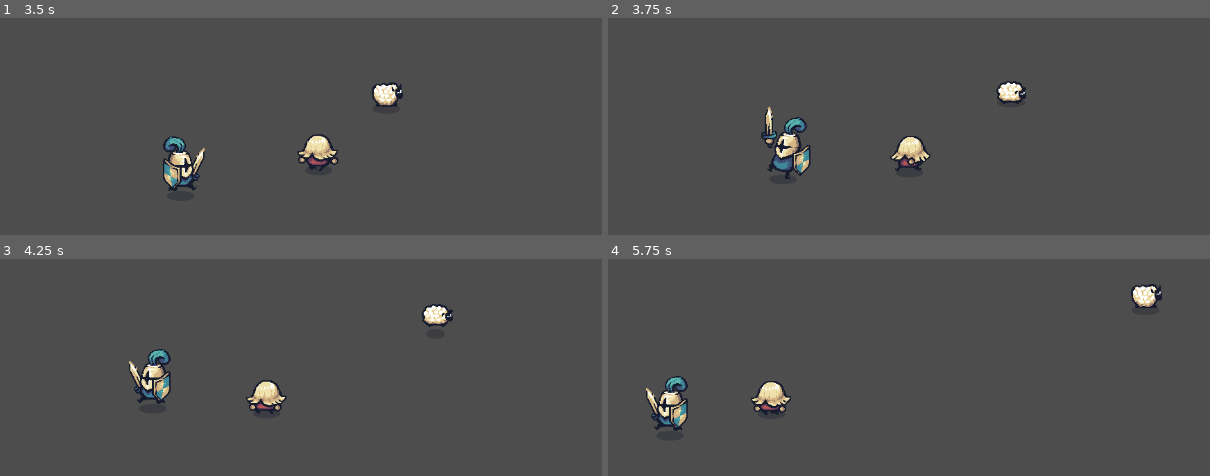
Above: before the commit, frames 1-4 (two rows, left to right).
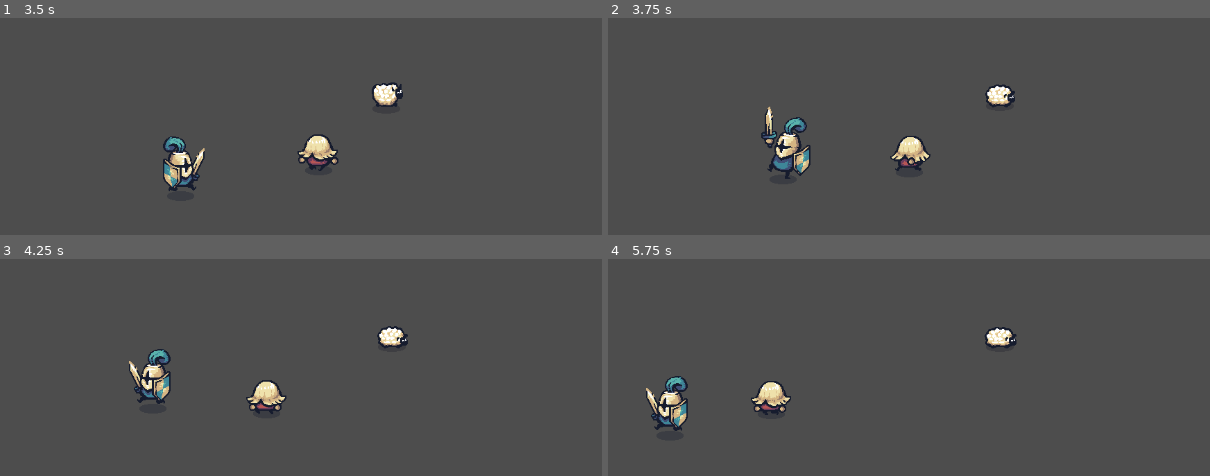
Above: after the commit, the same moments.

Repository: bluejynz/survivallike-godot
Game: Godot game, scene res://test_scenes/test_scene.tscn
Two runs of this game, one before a commit and one after it. Both use one fixed random seed, a clock stepped at 60 frames per second and the inputs below.
Inputs (mouse positions are in pixels of both pictures, inside the frame that each line leads up to):
- Up to frame 1 (3.5 s): move the mouse to (379, 219) at 0.52 s; hold D (move_right) 0.53-1.28 s; click (379, 219) at 0.6 s; move the mouse to (outside the picture) at 1.27 s; hold S (move_down) 1.28-2.03 s; click (outside the picture) at 1.35 s; move the mouse to (282, 143) at 2.02 s; hold D (move_right) 2.03-2.78 s; click (282, 143) at 2.1 s; move the mouse to (outside the picture) at 2.77 s; hold W (move_up) from 2.78 s (still down); click (outside the picture) at 2.85 s
- Up to frame 2 (3.75 s): move the mouse to (outside the picture) at 3.52 s; release W (move_up) at 3.53 s; hold A (move_left) from 3.53 s (still down); click (outside the picture) at 3.6 s
- Up to frame 3 (4.25 s): keep holding A (move_left)
- Up to frame 4 (5.75 s): move the mouse to (outside the picture) at 4.27 s; click (outside the picture) at 4.35 s; move the mouse to (outside the picture) at 5.02 s; release A (move_left) at 5.03 s; hold S (move_down) from 5.03 s (still down); click (outside the picture) at 5.1 s

Frame 1 is identical in both runs. In frame 2, 0.6% of the frame differs, in the area x 62-70%, y 29-42%; in frame 3, 0.8%; in frame 4, 0.9%, in the area x 62-93%, y 11-42%.

Commit message:
improving animal run behavior

Diff:
--- a/entities/animals/behaviors/run_from_player.gd
+++ b/entities/animals/behaviors/run_from_player.gd
@@ -6,41 +6,57 @@
 var sprite: AnimatedSprite2D
 var detection_area: Area2D
 var is_running: bool = false
+var is_stopping: bool = false
+var stop_running_cooldown: float = 0
 
 func _ready():
 	enemy = get_parent()
 	sprite = enemy.get_node("AnimatedSprite2D")
 	detection_area = enemy.get_node("DetectionArea")
+	set_deferred("monitoring", true)
 
 func _process(delta: float) -> void:
 	detect_player()
 	play_run_idle_animation()
+	update_stop_running_cooldown(delta)
 
 func _physics_process(delta: float) -> void:
 	if is_running:
 		var difference = GameManager.player_position - enemy.position
 		var input_vector = -difference.normalized()
-		enemy.velocity = input_vector * speed * 100
+		var target_velocity = input_vector * speed * 100
+		enemy.velocity = lerp(enemy.velocity, target_velocity, 1)
 
 		if input_vector.x > 0:
 			sprite.flip_h = false
 		elif input_vector.x < 0:
 			sprite.flip_h = true
 
-		is_running = true;
 		enemy.move_and_slide()
 
 func detect_player() -> void:
 	var areas = detection_area.get_overlapping_areas()
 	for area in areas:
 		if area.is_in_group("player"):
-			is_running = true;
-		else:
-			is_running = false;
-		print("Detected: ", is_running)
+				is_running = true;
+	if areas.is_empty():
+		stop_running()
+
 
 func play_run_idle_animation() -> void:
 	if is_running:
 		sprite.play("run")
 	else:
 		sprite.play("idle")
+
+func stop_running() -> void:
+	if not is_stopping and is_running:
+		is_stopping = true
+		stop_running_cooldown = 2
+
+func update_stop_running_cooldown(delta: float) -> void:
+	if is_stopping:
+		stop_running_cooldown -= delta
+		if stop_running_cooldown <= 0:
+			is_running = false
+			is_stopping = false
